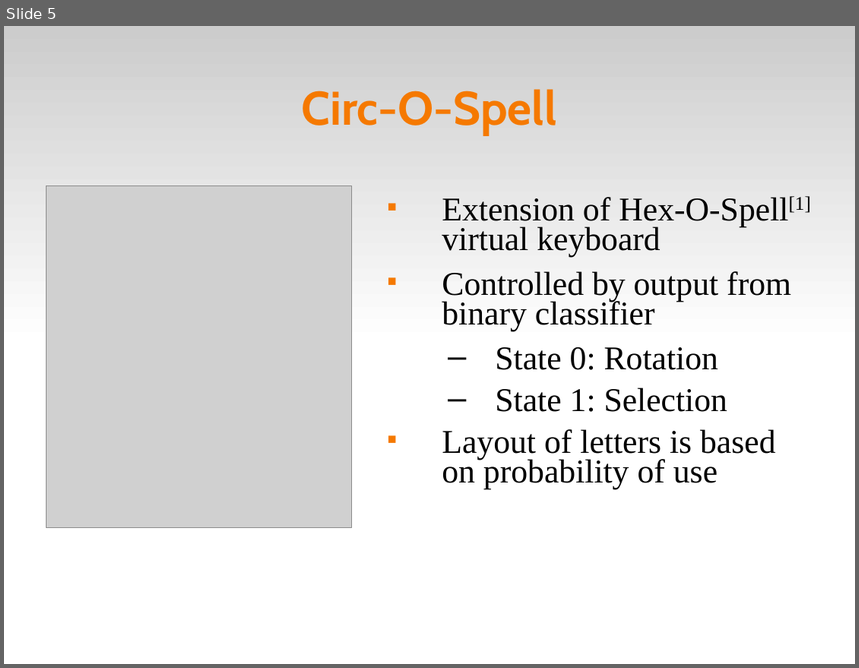
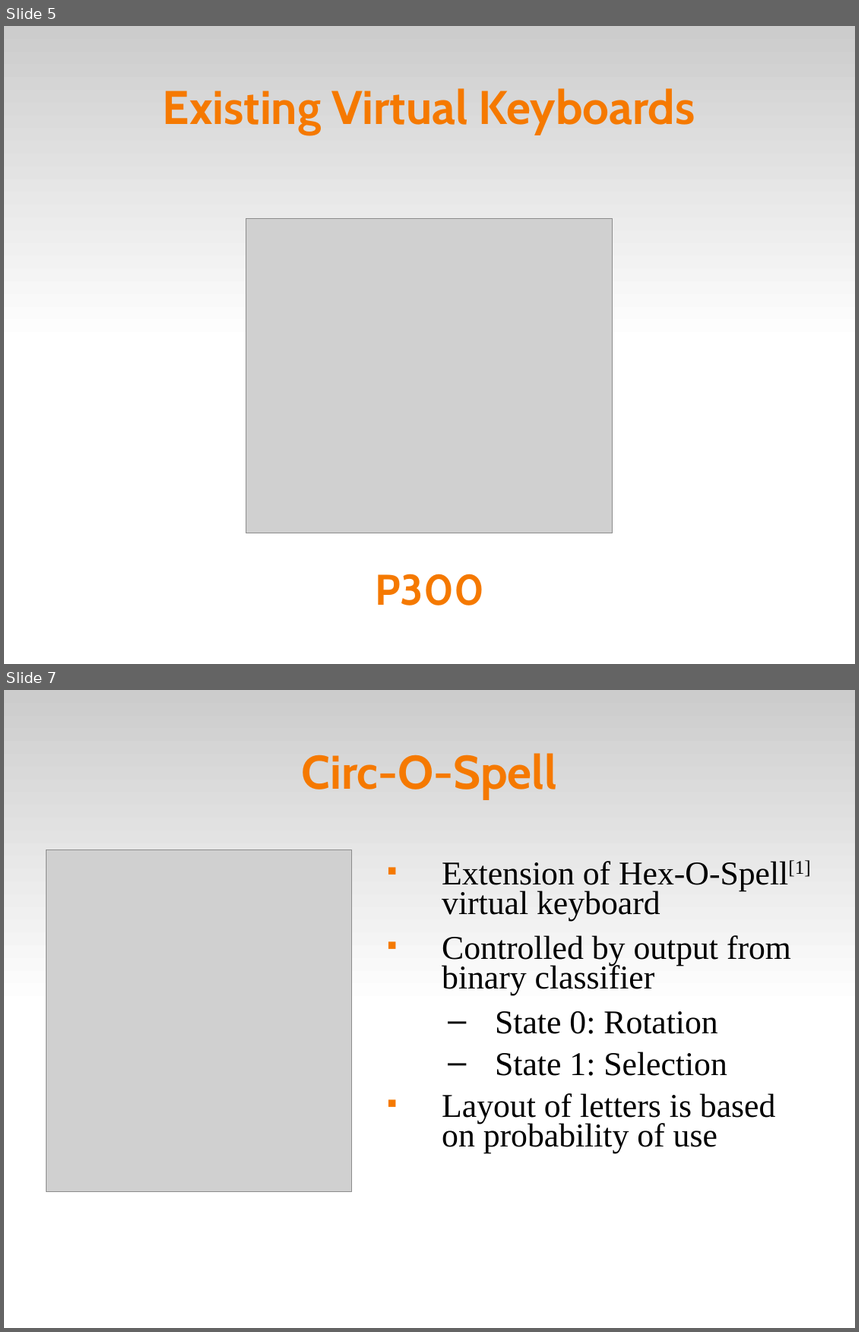
Before and after one commit to abdullah38rcc/BCI-Virtual-Keyboard, a slide deck: master's/docs/virtKey.ppt. Shown one above the other, each under a label of ours: slide 5 before the commit, slides 5 and 7 after it; the slides between them are not shown. The pictures are 859x668 and 859x1332 pixels, drawn with LibreOffice and Linux fonts; fonts in the diff are those of the drawing; grey boxes stand for pictures. Boxes give left, top, right and bottom in pixels: in the first picture for what was removed or moved away, otherwise in the second. Text is boxed around its words. In the diff, an @@ line names an element or a change of style, - is before the commit and + after.

```diff
--- a/master's/docs/virtKey.ppt
+++ b/master's/docs/virtKey.ppt
@@ slide 5 added at (4,26,855,664), background #FFFFFF; not listed: 1 template element that a slide beside it also shows @@
@@ title added at (163,88,696,134), 44 pt, text #F57900, bold @@
+Existing Virtual Keyboards
@@ picture added at (246,219,613,534) @@
@@ text added at (375,574,484,606), 40 pt, text #F57900, bold @@
+P300
@@ what was slide 5 is now slide 7 @@
```
Also in this commit, not shown: 10 slides changed, 5 other slides added.
